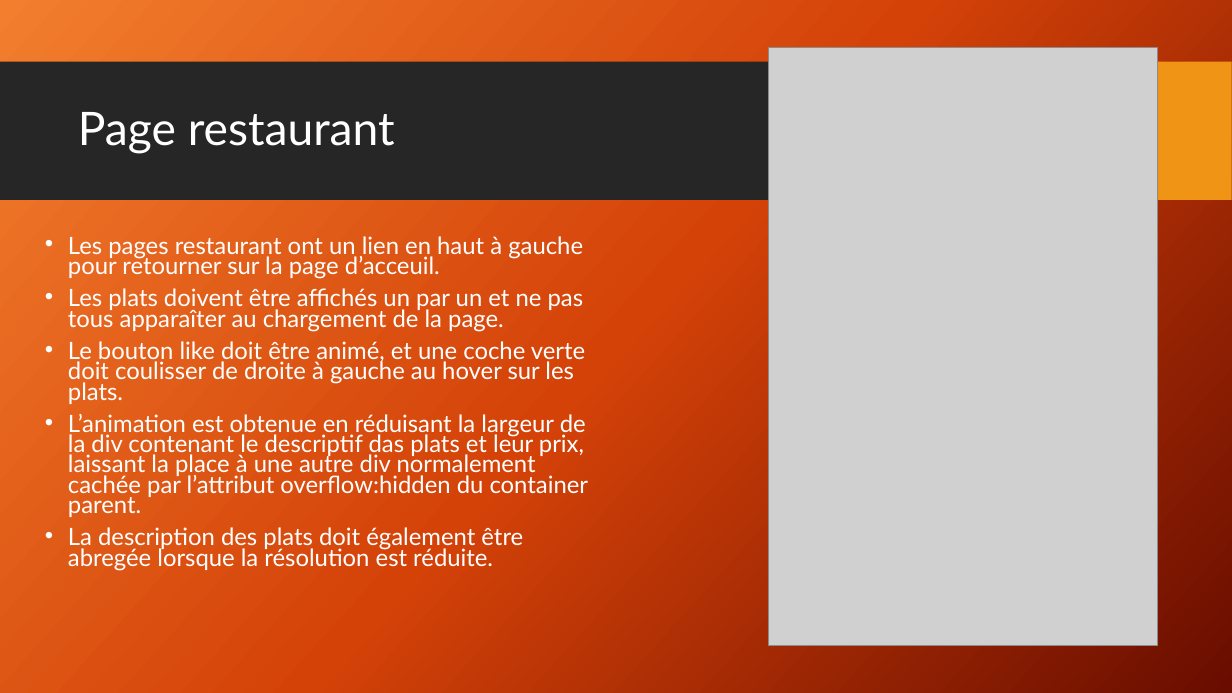
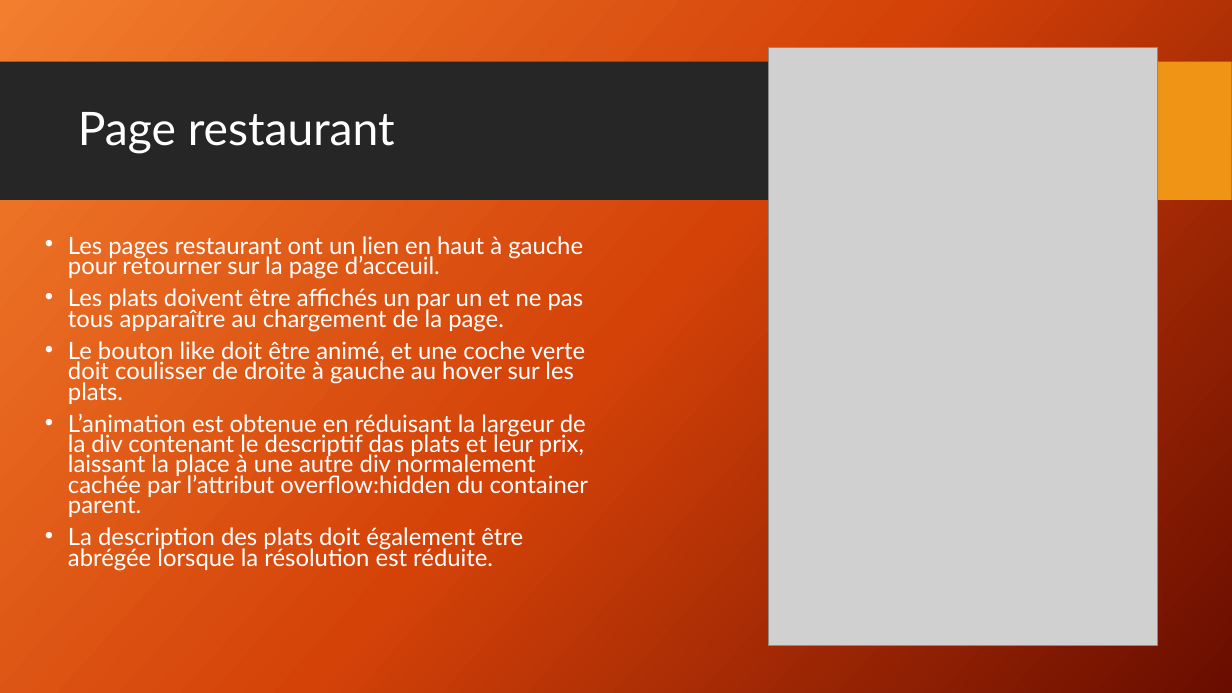
Before and after one commit to JulienRebillon/OP-P3, a slide deck: slide 16 of Présentation Projet 3.pptx (slide 17 before the commit). Drawn at 1232x693 pixels with LibreOffice and Linux fonts; fonts in the diff are those of the drawing; grey boxes stand for pictures; background and template pictures are left out. Boxes give left, top, right and bottom in pixels: in the first picture for what was removed or moved away, otherwise in the second. Text is boxed around its words. In the diff, an @@ line names an element or a change of style, - is before the commit and + after.

```diff
--- a/Présentation Projet 3.pptx
+++ b/Présentation Projet 3.pptx
@@ text at box(68, 288, 584, 332): text changed @@
-• Les plats doivent être affichés un par un et ne pas tous apparaîter au chargement de la page.
+• Les plats doivent être affichés un par un et ne pas tous apparaître au chargement de la page.
@@ text at box(68, 527, 523, 571): text changed @@
-• La description des plats doit également être abregée lorsque la résolution est réduite.
+• La description des plats doit également être abrégée lorsque la résolution est réduite.
```
Also in this commit, not shown: 4 other slides changed, 1 slide added, 2 slides removed, 4 other files.
